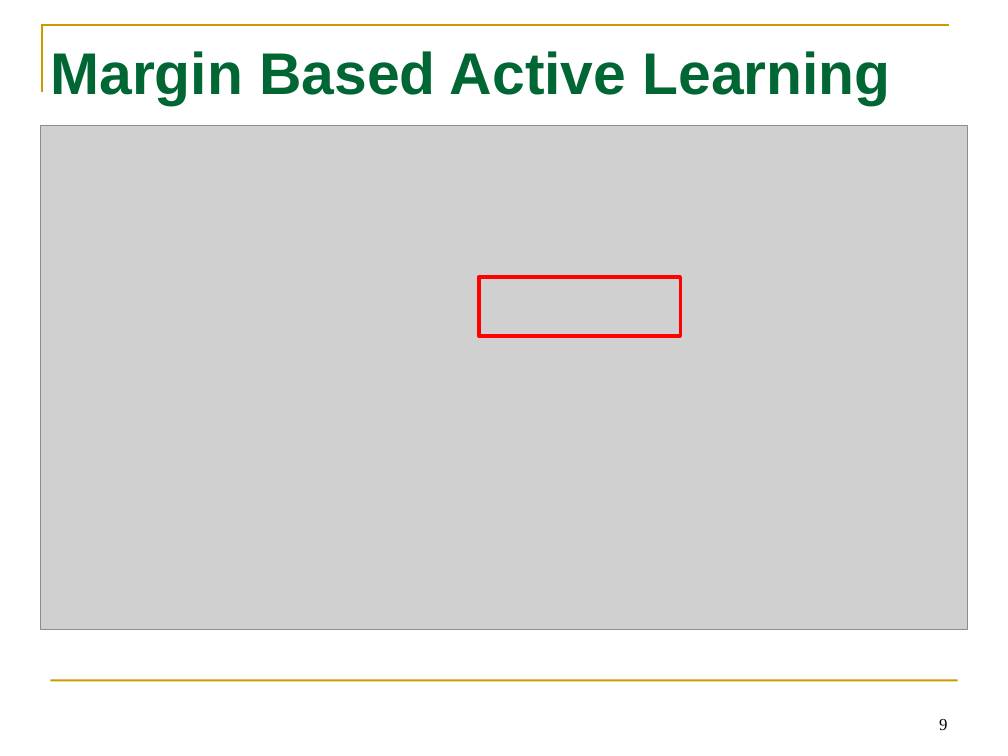
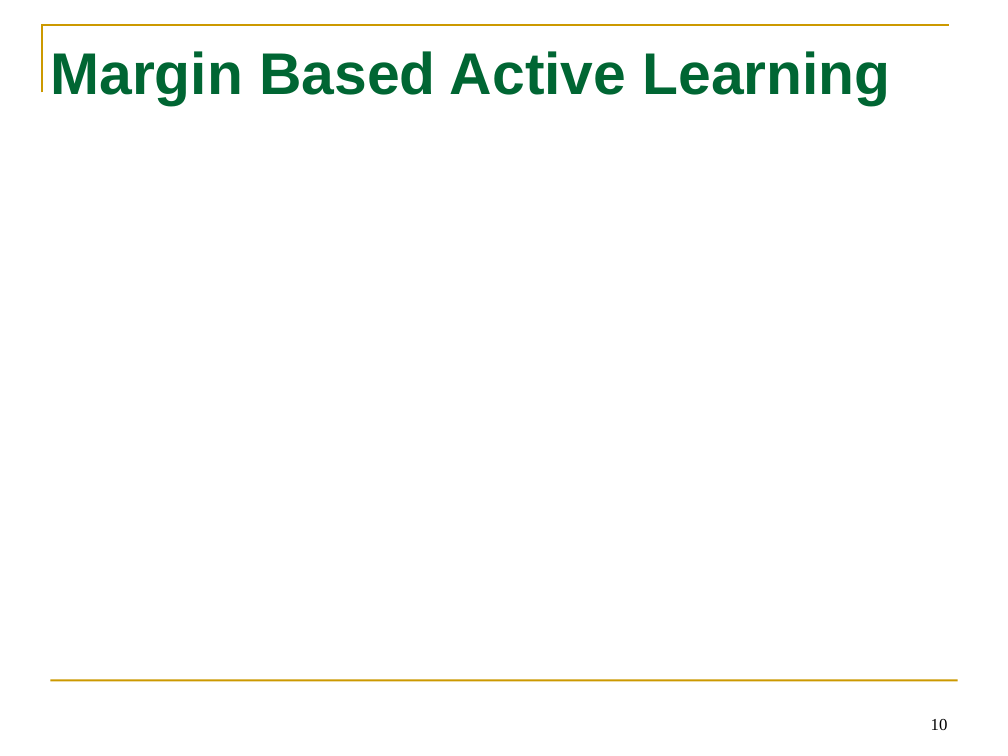
Before and after one commit to tttyy/Active-Learning, a slide deck: slide 10 of presentation/Activelearning.pptx (slide 9 before the commit). Drawn at 1008x756 pixels with LibreOffice and Linux fonts; fonts in the diff are those of the drawing; grey boxes stand for pictures. Boxes give left, top, right and bottom in pixels: in the first picture for what was removed or moved away, otherwise in the second. Text is boxed around its words. In the diff, an @@ line names an element or a change of style, - is before the commit and + after.

```diff
--- a/presentation/Activelearning.pptx
+++ b/presentation/Activelearning.pptx
@@ picture removed at [40, 126, 968, 630] @@
@@ rectangle removed at [479, 277, 680, 336] @@
@@ page number at [931, 719, 948, 730]: text changed @@
-9
+10
```
Also in this commit, not shown: 1 other slide changed, 6 slides added, 1 slide removed.
